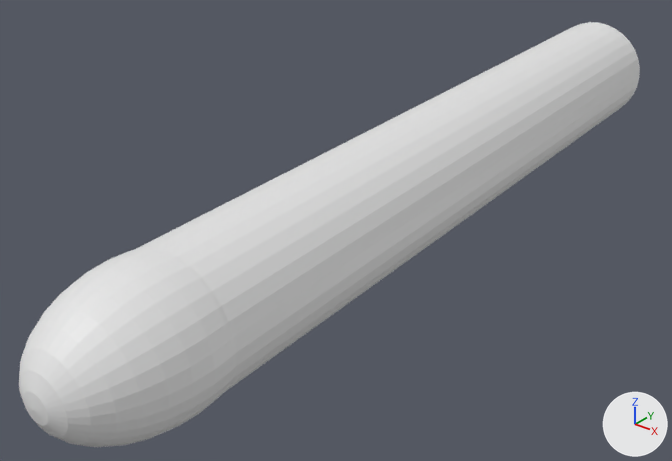
The Blender file DirectXGame/Resources/beam/beam.blend: old version first, new version second.
Before and after are seen from a 50 mm lens placed at (2.03, -3.17, 5.48), pointed at (-0.16, -0.43, 3.78). The lights are fixed; the arrows at lower right show +X, +Y and +Z. The first picture is the older version.

In view in the first picture: '円柱.002'.
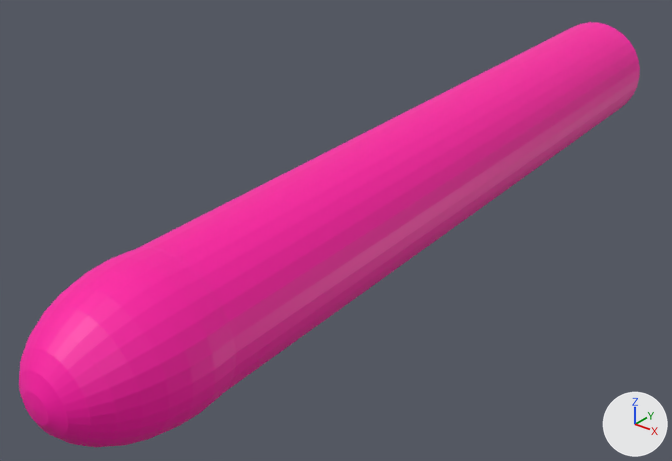
Where the change shows, as pixel boxes (x1, y1, x2, y2) in the pictures (672 x 461 px):
'円柱.002', recoloured (white to pink): (19, 22, 640, 447) in both

What changed in the scene script:
```text
Add img_beam_png:
    img_beam_png = load_image('beam.png', 'beam.png', 1024, 1024, 'sRGB')
Add mat_マテリアル:
    mat_マテリアル = principled_material('マテリアル')
    mat_マテリアル.texture = img_beam_png
Change me_円柱_003:
    where me_円柱_003.from_pydata(...)  # 546 vertices, 1084 faces; spans x -1.03..1.03, y -1.03..1.03, z -1.0..1.2
    add me_円柱_003.materials.append(mat_マテリアル)  # picture img_beam_png
```
